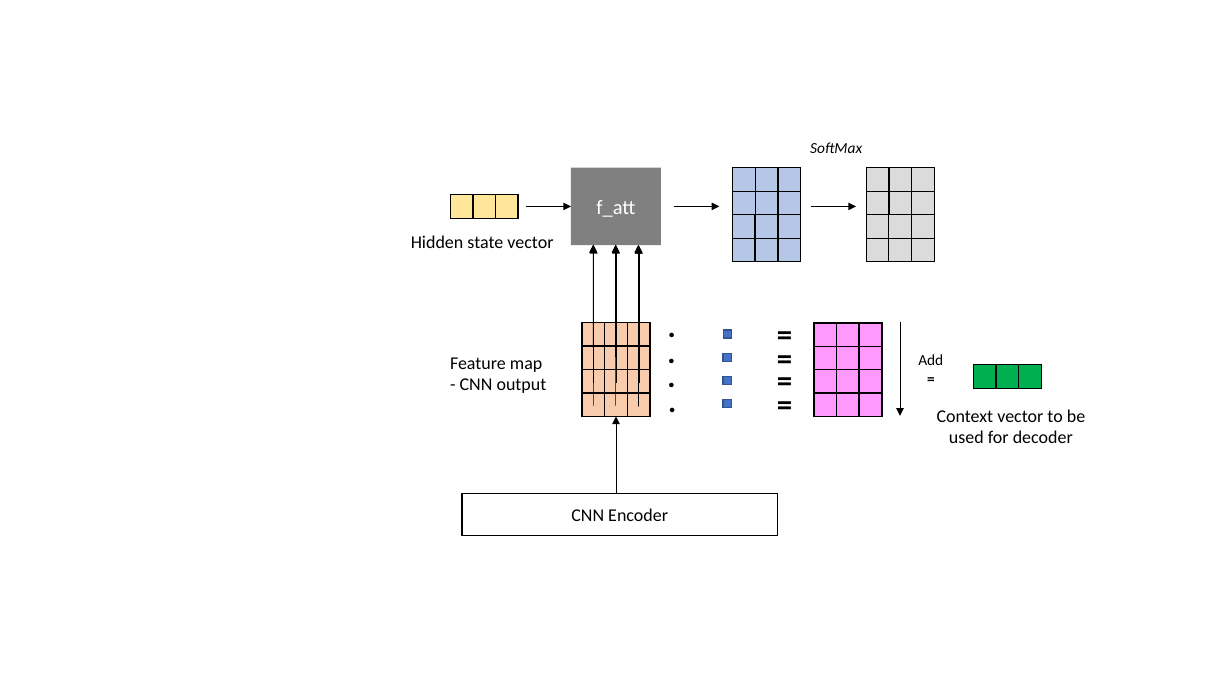
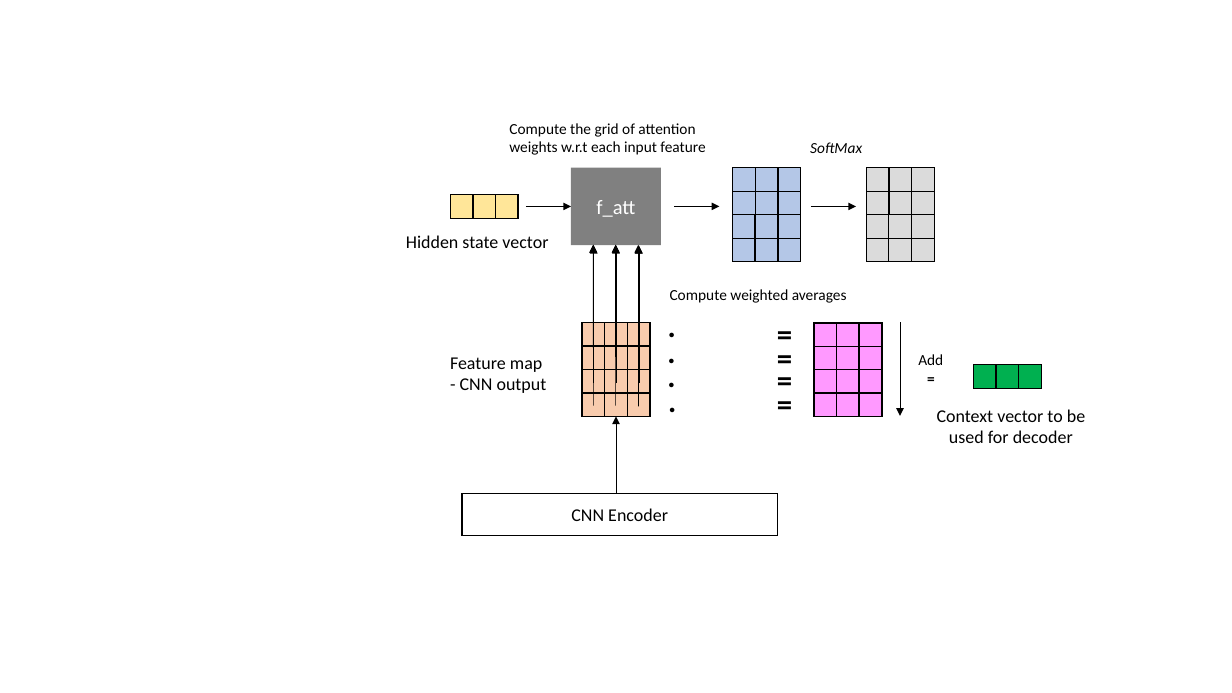
Before and after one commit to ShaunakSen/Natural-Language-Processing, a slide deck: slide 1 of Transformers/blog_resources/graphics/CNN attention.pptx. Drawn at 1232x693 pixels with LibreOffice and Linux fonts; fonts in the diff are those of the drawing. Boxes give left, top, right and bottom in pixels: in the first picture for what was removed or moved away, otherwise in the second. Text is boxed around its words. In the diff, an @@ line names an element or a change of style, - is before the commit and + after.

```diff
--- a/Transformers/blog_resources/graphics/CNN attention.pptx
+++ b/Transformers/blog_resources/graphics/CNN attention.pptx
@@ text added at (x1=509, y1=123, x2=705, y2=155), 12 pt, text #000000 @@
+Compute the grid of attention weights w.r.t each input feature
@@ text "Hidden state vector" moved from (x1=411, y1=235, x2=553, y2=248) to (x1=406, y1=235, x2=548, y2=248) @@
@@ text added at (x1=670, y1=289, x2=847, y2=303), 12 pt, text #000000 @@
+Compute weighted averages
@@ rectangle removed at (x1=723, y1=353, x2=731, y2=361) @@
@@ rectangle removed at (x1=724, y1=330, x2=732, y2=338) @@
@@ rectangle removed at (x1=723, y1=376, x2=731, y2=384) @@
@@ rectangle removed at (x1=723, y1=399, x2=731, y2=408) @@
```
Also in this commit, not shown: 2 other files.
